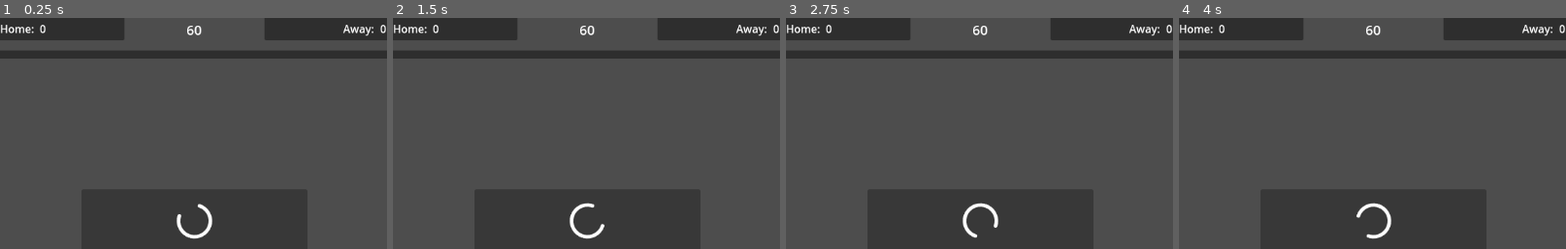
Above: before the commit, frames 1-4 (left to right).
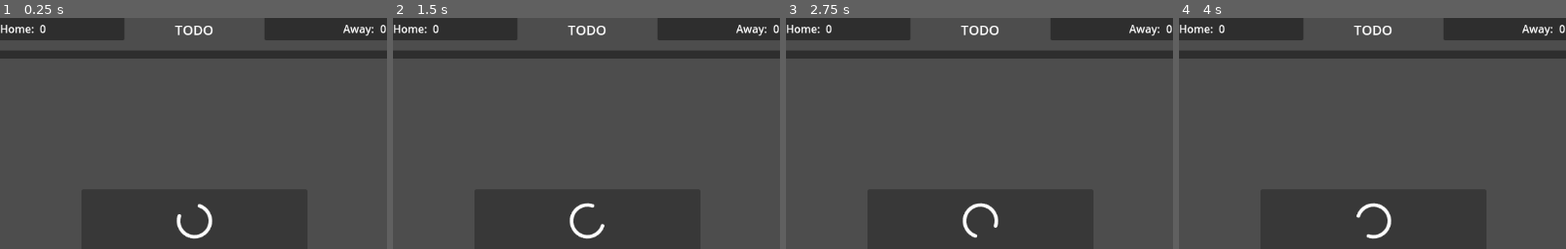
Above: after the commit, the same moments.

Repository: simonmnash/minimal-godot-card-drag
Game: Godot game, scene res://Game.tscn
The game is run twice, just before and just after one commit, with the same random seed, the same clock (stepped at 60 frames per second) and the same inputs. The engine's default icon, where the game draws it, is replaced by a stand-in: a white triangle on a blue panel in a dark square.
Inputs (mouse positions are % of the whole screen's width and height, from its top left):
- Up to frame 1 (0.25 s): no input
- Up to frame 2 (1.5 s): tap Enter at 0.5 s; move the mouse to (72, 45) at 0.52 s; click (72, 45) at 0.67 s; move the mouse to (30, 55) at 1.27 s; click (30, 55) at 1.42 s
- Up to frame 3 (2.75 s): move the mouse to (60, 28) at 2.02 s; click (60, 28) at 2.17 s
- Up to frame 4 (4 s): move the mouse to (45, 70) at 2.77 s; click (45, 70) at 2.92 s; tap Space at 3.5 s; move the mouse to (80, 65) at 3.52 s; click (80, 65) at 3.67 s
The pictures show only the part of the screen within x 25-75%, y 3-53%; the shares and areas given below are measured in that part.

The runs differ from the first frame. In frame 1, 0.2% of the frame differs, in the area x 45-55%, y 3-8%; in frame 2, 0.2%; in frame 3, 0.2%; in frame 4, 0.2%.

Commit message:
single player mode. hand sync still broken.

Diff:
--- a/Data/Team/player.gd
+++ b/Data/Team/player.gd
@@ -3,3 +3,5 @@
 class_name Player
 
 var team : Team
+var username : String
+var pid : int
--- a/Game.tscn
+++ b/Game.tscn
@@ -12,5 +12,25 @@
 
 [node name="PlayerUI" parent="." instance=ExtResource("3_cb15b")]
 
+[node name="Singleplayer" type="MarginContainer" parent="."]
+visible = false
+custom_minimum_size = Vector2(500, 500)
+anchors_preset = 8
+anchor_left = 0.5
+anchor_top = 0.5
+anchor_right = 0.5
+anchor_bottom = 0.5
+offset_left = -250.0
+offset_top = -250.0
+offset_right = 250.0
+offset_bottom = 250.0
+grow_horizontal = 2
+grow_vertical = 2
+
+[node name="Button" type="Button" parent="Singleplayer"]
+layout_mode = 2
+text = "Start Single Player"
+
 [connection signal="player_connected" from="JamConnect" to="." method="_on_jam_connect_player_connected"]
 [connection signal="player_joined" from="JamConnect" to="." method="_on_jam_connect_player_joined"]
+[connection signal="pressed" from="Singleplayer/Button" to="." method="_on_button_pressed"]
--- a/GlobalData.tscn
+++ b/GlobalData.tscn
@@ -19,7 +19,6 @@
 away_team = SubResource("Resource_72f18")
 
 [node name="DrawTimer" type="Timer" parent="."]
-wait_time = 5.0
-autostart = true
+wait_time = 2.0
 
 [connection signal="timeout" from="DrawTimer" to="." method="_on_draw_timer_timeout"]
--- a/Views/PlayerUI.tscn
+++ b/Views/PlayerUI.tscn
@@ -44,16 +44,7 @@
 [node name="Battlefield" parent="MarginContainer/PanelContainer/CenterContainer/SubViewportContainer" instance=ExtResource("2_gax3y")]
 unique_name_in_owner = true
 
-[node name="PlayerHands" type="Control" parent="."]
-layout_mode = 1
-anchors_preset = 12
-anchor_top = 1.0
-anchor_right = 1.0
-anchor_bottom = 1.0
-grow_horizontal = 2
-grow_vertical = 0
-
-[node name="Hand" type="HBoxContainer" parent="PlayerHands"]
+[node name="Hand" type="HBoxContainer" parent="."]
 unique_name_in_owner = true
 layout_mode = 1
 anchors_preset = 12
@@ -64,6 +55,9 @@
 grow_horizontal = 2
 grow_vertical = 0
 alignment = 1
+
+[node name="MultiplayerSpawner" type="MultiplayerSpawner" parent="."]
+spawn_path = NodePath("../Hand")
 
 [node name="ShipContext" parent="." instance=ExtResource("3_ps6cl")]
 unique_name_in_owner = true
--- a/Views/card.gd
+++ b/Views/card.gd
@@ -1,6 +1,11 @@
 extends TextureButton
 
 class_name CardView
+
+var card_data_index : int :
+	set (v):
+		card_data = GlobalData.all_cards[card_data_index]
+		card_data_index = v
 
 var card_data : CardData :
 	set(value):
@@ -11,7 +16,7 @@
 	$Sprite2D.position = get_local_mouse_position()
 
 func _on_button_up() -> void:
-	GlobalData.emit_signal("card_up", card_data)
+	GlobalData.emit_signal("card_up", self)
 	self.self_modulate.a = 1.0
 	$Sprite2D.hide()
 	%CardData.show()
--- a/Views/card.tscn
+++ b/Views/card.tscn
@@ -1,6 +1,7 @@
-[gd_scene load_steps=4 format=3 uid="uid://ch5p0ajdyw2lx"]
+[gd_scene load_steps=5 format=3 uid="uid://ch5p0ajdyw2lx"]
 
 [ext_resource type="Script" path="res://Views/card.gd" id="1_1x4t6"]
+[ext_resource type="Script" path="res://addons/jam_launch/core/JamSync.gd" id="2_a8a2q"]
 
 [sub_resource type="PlaceholderTexture2D" id="PlaceholderTexture2D_6grwy"]
 size = Vector2(128, 128)
@@ -39,6 +40,11 @@
 layout_mode = 2
 text = "Card Name"
 
+[node name="JamSync" type="Node" parent="."]
+script = ExtResource("2_a8a2q")
+spawn_properties = Array[String](["position", "card_data_index"])
+sync_properties = Array[String](["position", "card_data_index"])
+
 [connection signal="button_down" from="." to="." method="_on_button_down"]
 [connection signal="button_up" from="." to="." method="_on_button_up"]
 [connection signal="focus_entered" from="." to="." method="_on_focus_entered"]
--- a/Views/game_data_view.tscn
+++ b/Views/game_data_view.tscn
@@ -79,7 +79,7 @@
 [node name="ClockTime" type="Label" parent="HBoxContainer/ClockContainer/VBoxContainer"]
 unique_name_in_owner = true
 layout_mode = 2
-text = "60"
+text = "TODO"
 label_settings = SubResource("LabelSettings_j2qth")
 horizontal_alignment = 1
 
--- a/Views/player_ui.gd
+++ b/Views/player_ui.gd
@@ -5,7 +5,10 @@
 var selected_card : CardView
 var card_scene : PackedScene = preload("res://Views/card.tscn")
 var ship_scene : PackedScene = preload("res://Views/Ship.tscn")
-@export var auto_play : bool = false
+@export var auto_play : bool = false :
+	set( v ):
+		auto_play = v
+		$AutoplayTimer.start()
 
 var ship_context_data : ShipData :
 	set(v):
@@ -26,34 +29,45 @@
 		if card != c:
 			card.disabled = true
 
-func card_up(c : CardData):
-	var p = get_global_mouse_position()
-	var s : ShipView = ship_scene.instantiate()
-	s.ship_date = ship_context_data
-	s.ship_team = player.team
-	s.position = %Battlefield.get_mouse_position()
-	rpc_id(1, "create_ship_at_position", s)
+func card_up(card_view : CardView):
+	var c = card_view.card_data
+	var battlefield_position = %Battlefield.get_mouse_position()
+	var card_index_in_hand = 0
+	for card in %Hand.get_children():
+		if card == card_view:
+			break
+		card_index_in_hand += 1
+	rpc_id(1, "create_ship_at_position",
+		ship_context_data.ship_class,
+		battlefield_position.x,
+		battlefield_position.y,
+		card_index_in_hand)
 	for card: CardView in %Hand.get_children():
 		card.disabled = false
-	selected_card.queue_free()
 
 @rpc("any_peer", "call_remote")
-func create_ship_at_position():
-	pass
+func create_ship_at_position(ship_class: String, pos_x: float, pos_y: float, card_index_in_hand: int):
+	var player_sender = multiplayer.get_remote_sender_id()
+	var sending_player : Player = GlobalData.players[player_sender]
+	var s : ShipView = ship_scene.instantiate()
+	s.ship_date = GlobalData.all_ships[ship_class]
+	s.ship_team = sending_player.team
+	s.position = Vector2(pos_x, pos_y)
+	%Battlefield.add_child(s)
+	%Hand.get_child(card_index_in_hand).call_deferred("queue_free")
+
+func _ready() -> void:
+	GlobalData.connect("focus_ship", focus_ship)
+	GlobalData.connect("card_up", card_up)
+	GlobalData.connect("select_card", select_card)
+	GlobalData.connect("draw_card", draw_card)
 
 func begin_game() -> void:
 	for i in range(0, 3):
 		var c : CardView = card_scene.instantiate()
 		GlobalData.all_cards.shuffle()
-		c.card_data = GlobalData.all_cards[0]
+		c.card_data_index = randi_range(0, len(GlobalData.all_cards)-1)
 		%Hand.add_child(c)
-	GlobalData.connect("focus_ship", focus_ship)
-	GlobalData.connect("card_up", card_up)
-	GlobalData.connect("select_card", select_card)
-	GlobalData.connect("draw_card", draw_card)
-	var p = Player.new()
-	p.team = GlobalData.home_team
-	player = p
 	if auto_play:
 		$AutoplayTimer.start()
 
@@ -62,11 +76,9 @@
 
 func _on_area_2d_mouse_entered() -> void:
 	pass
-	#print(ship_context_data)
 
 func _on_sub_viewport_container_mouse_entered() -> void:
 	pass
-	#print(ship_context_data)
 
 func draw_card():
 	if %Hand.get_child_count() < 7:
@@ -75,20 +87,21 @@
 		c.card_data = GlobalData.all_cards[0]
 		%Hand.add_child(c)
 
-
-
 func _on_autoplay_timer_timeout() -> void:
 	if %Hand.get_child_count() > 0:
-		var random_card_index = randi_range(0, %Hand.get_child_count()-1)
-		select_card(%Hand.get_children()[random_card_index])
-		var rand_x = randf_range(100.0, 1036.0)
-		var rand_y = randf_range(50.0, 481.0)
-		var s : ShipView = ship_scene.instantiate()
-		ship_context_data = selected_card.card_data.ship
-		s.ship_date = ship_context_data
-		s.ship_team = player.team
-		s.position = Vector2(rand_x, rand_y)
-		%Battlefield.add_child(s)
-		for card: CardView in %Hand.get_children():
-			card.disabled = false
-		selected_card.queue_free()
+		var sending_player : Player = GlobalData.players[0]
+		var card_index_in_hand = randi_range(0, %Hand.get_child_count()-1)
+		# Get the card at random index
+		var card_view : CardView = %Hand.get_child(card_index_in_hand)
+		# Get a random position on the battlefield
+		var battlefield_position = Vector2(
+			randf_range(0, %Battlefield.size.x),
+			randf_range(0, %Battlefield.size.y)
+		)
+		# Mimic the RPC call from card_up
+		create_ship_at_position(
+			card_view.card_data.ship.ship_class,
+			battlefield_position.x,
+			battlefield_position.y,
+			card_index_in_hand
+		)
--- a/game.gd
+++ b/game.gd
@@ -2,8 +2,43 @@
 
 const player_ui = preload("res://Views/PlayerUI.tscn")
 
+# Fires on the server when a new player connects.
 func _on_jam_connect_player_connected(pid: int, username: String) -> void:
-	pass
+	var p = Player.new()
+	p.username = username
+	p.pid = pid
+	if len(GlobalData.players) == 0:
+		p.team = GlobalData.home_team
+	elif len(GlobalData.players) == 1:
+		p.team = GlobalData.away_team
+	GlobalData.players[pid] = p
+	if len(GlobalData.players) == 2:
+		start_game()
+		for player in GlobalData.players:
+			toggle_singleplayer_button.rpc_id(player, false)
+	else:
+		toggle_singleplayer_button.rpc_id(pid, true)
 
-func _on_jam_connect_player_joined(pid: int, username: String) -> void:
+func _on_button_pressed() -> void:
+	# Call RPC to start game in singleplayer mode
+	start_game.rpc()
+	$Singleplayer.hide()
+
+@rpc("any_peer", "call_remote")
+func start_game() -> void:
 	$PlayerUI.begin_game()
+	GlobalData.get_node("DrawTimer").start()
+	$Singleplayer.hide()
+	$PlayerUI.show()
+	if len(GlobalData.players) == 1:
+		var bot = Player.new()
+		bot.pid = 0
+		bot.team = GlobalData.away_team
+		GlobalData.players[0] = bot
+		$PlayerUI.player = bot
+		$PlayerUI.auto_play = true
+		print($PlayerUI.auto_play)
+
+@rpc("authority", "call_remote")
+func toggle_singleplayer_button(visible: bool) -> void:
+	$Singleplayer.visible = visible
--- a/global_data.gd
+++ b/global_data.gd
@@ -8,11 +8,11 @@
 
 signal draw_card
 signal focus_ship (s : ShipData)
-signal card_up(c : CardData)
+signal card_up(c : CardView)
 signal select_card(c : CardView)
 var all_cards : Array[CardData]
 var all_ships : Dictionary # Key: String (ship_class), Value: ShipData
-
+var players : Dictionary
 var focused_ship
 var local_player_team : Team
 
